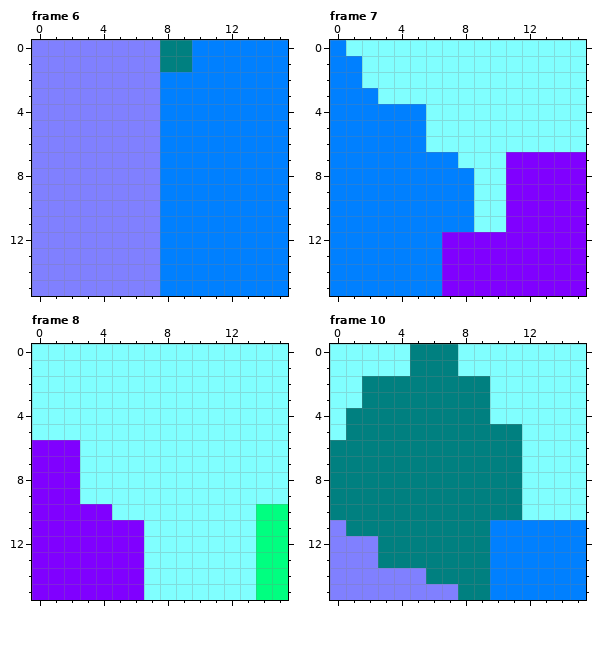
File history of a pixel-art file, vgame/sprites/FondoCiudad.ase. Above: the version before the commit.
16x16 pixels, 12 frames. Shown: frame 6, frame 7, frame 8, frame 10. The commit also changed other frames, which this record leaves out.
Once edited:
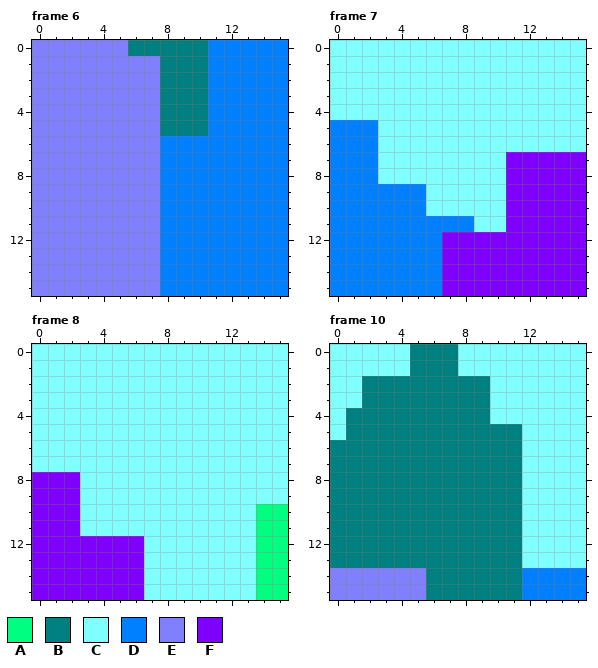
Palette (. is transparent): A #00ff80  B #008080  C #80ffff  D #0080ff  E #8080ff  F #8000ff
The exact change:
{"where": "frame 6"}
{"frame":6,"y":0,"x":6,"old":"EE","new":"BB"}
{"frame":6,"y":0,"x":10,"old":"D","new":"B"}
{"frame":6,"y":1,"x":10,"old":"D","new":"B"}
{"frame":6,"y":2,"x":8,"old":"DDD","new":"BBB"}
{"frame":6,"y":3,"x":8,"old":"DDD","new":"BBB"}
{"frame":6,"y":4,"x":8,"old":"DDD","new":"BBB"}
{"frame":6,"y":5,"x":8,"old":"DDD","new":"BBB"}
{"where": "frame 7"}
{"frame":7,"y":0,"x":0,"old":"D","new":"C"}
{"frame":7,"y":1,"x":0,"old":"DD","new":"CC"}
{"frame":7,"y":2,"x":0,"old":"DD","new":"CC"}
{"frame":7,"y":3,"x":0,"old":"DDD","new":"CCC"}
{"frame":7,"y":4,"x":0,"old":"DDDDDD","new":"CCCCCC"}
{"frame":7,"y":5,"x":3,"old":"DDD","new":"CCC"}
{"frame":7,"y":6,"x":3,"old":"DDD","new":"CCC"}
{"frame":7,"y":7,"x":3,"old":"DDDDD","new":"CCCCC"}
{"frame":7,"y":8,"x":3,"old":"DDDDDD","new":"CCCCCC"}
{"frame":7,"y":9,"x":6,"old":"DDD","new":"CCC"}
{"frame":7,"y":10,"x":6,"old":"DDD","new":"CCC"}
{"where": "frame 8"}
{"frame":8,"y":6,"x":0,"old":"FFF","new":"CCC"}
{"frame":8,"y":7,"x":0,"old":"FFF","new":"CCC"}
{"frame":8,"y":10,"x":3,"old":"FF","new":"CC"}
{"frame":8,"y":11,"x":3,"old":"FFFF","new":"CCCC"}
{"where": "frame 10"}
{"frame":10,"y":11,"x":0,"old":"E","new":"B"}
{"frame":10,"y":11,"x":10,"old":"DDDDDD","new":"BBCCCC"}
{"frame":10,"y":12,"x":0,"old":"EEE","new":"BBB"}
{"frame":10,"y":12,"x":10,"old":"DDDDDD","new":"BBCCCC"}
{"frame":10,"y":13,"x":0,"old":"EEE","new":"BBB"}
{"frame":10,"y":13,"x":10,"old":"DDDDDD","new":"BBCCCC"}
{"frame":10,"y":14,"x":10,"old":"DD","new":"BB"}
{"frame":10,"y":15,"x":6,"old":"EE","new":"BB"}
{"frame":10,"y":15,"x":10,"old":"DD","new":"BB"}
{"label":"changed","picture_box":[128,40,208,136]}
{"label":"changed","picture_box":[330,40,474,216]}
{"label":"changed","picture_box":[32,440,144,536]}
{"label":"changed","picture_box":[330,520,378,568]}
{"label":"changed","picture_box":[426,520,586,600]}
